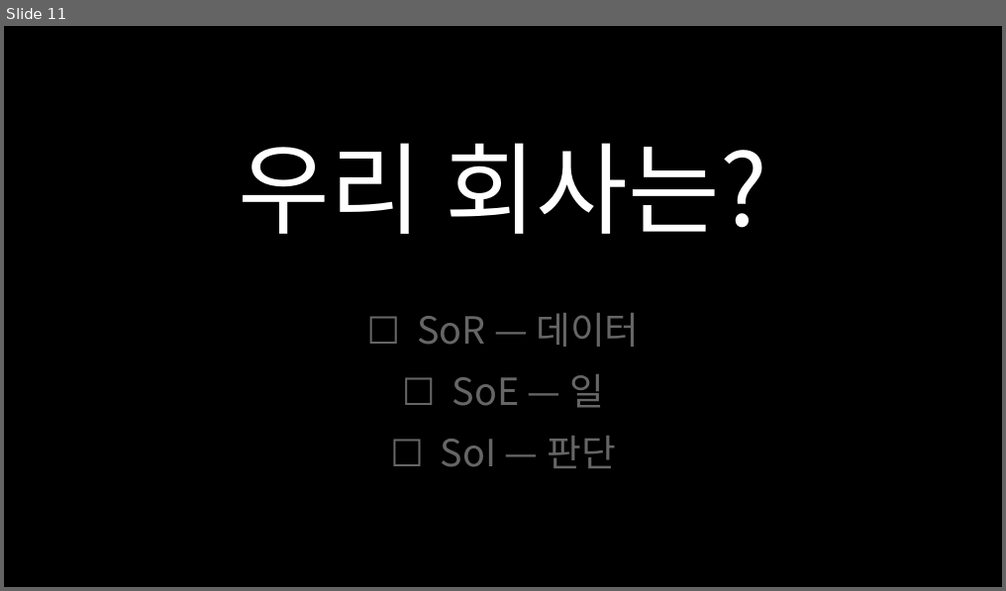
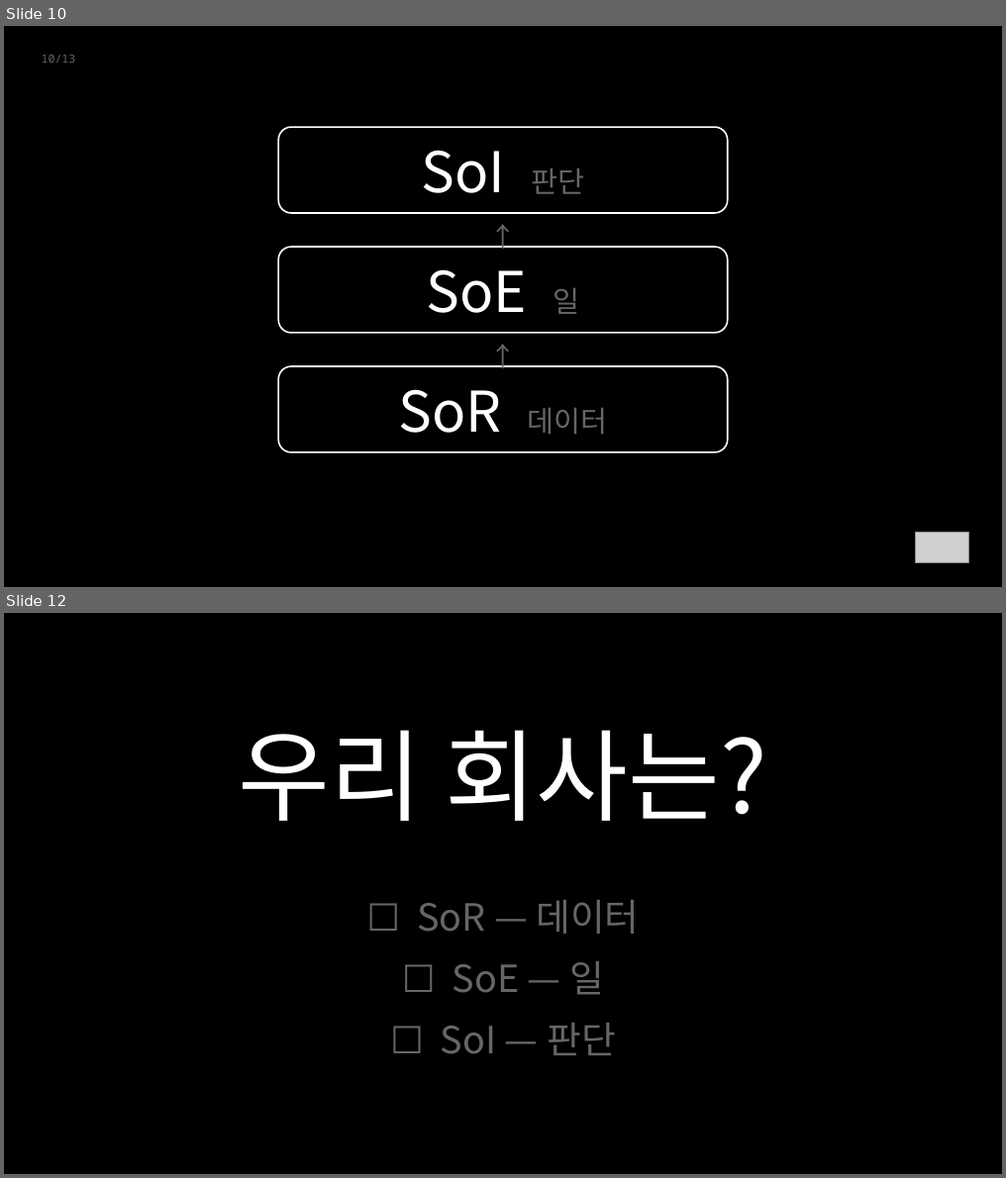
Before and after one commit to ssodcompany/edu-agent, a slide deck: lectures/03_sor_framework/BNI_SoR_v10.pptx. Shown one above the other, each under a label of ours: slide 11 before the commit, slides 10 and 12 after it; the slides between them are not shown. The pictures are 1006x591 and 1006x1178 pixels, drawn with LibreOffice and Linux fonts; fonts in the diff are those of the drawing; grey boxes stand for pictures. Boxes give left, top, right and bottom in pixels: in the first picture for what was removed or moved away, otherwise in the second. Text is boxed around its words. In the diff, an @@ line names an element or a change of style, - is before the commit and + after.

```diff
--- a/lectures/03_sor_framework/BNI_SoR_v10.pptx
+++ b/lectures/03_sor_framework/BNI_SoR_v10.pptx
@@ slide 10 added at box(4, 26, 1002, 587), background #FFFFFF @@
@@ rectangle added at box(4, 26, 1002, 587), fill #000000 @@
@@ text added at box(42, 55, 76, 63), 11 pt, text #666666 @@
+10/13
@@ rounded rectangle added at box(279, 127, 728, 213), outline #FFFFFF 1.5 pt, 54 pt, text #FFFFFF @@
+SoI 판단
@@ text added at box(279, 217, 728, 243), 26 pt, text #666666 @@
+↑
@@ rounded rectangle added at box(279, 247, 728, 333), outline #FFFFFF 1.5 pt, 54 pt, text #FFFFFF @@
+SoE 일
@@ text added at box(279, 337, 728, 363), 26 pt, text #666666 @@
+↑
@@ rounded rectangle added at box(279, 367, 728, 453), outline #FFFFFF 1.5 pt, 54 pt, text #FFFFFF @@
+SoR 데이터
@@ picture added at box(916, 532, 969, 564) @@
@@ what was slide 11 is now slide 12 @@
```
Also in this commit, not shown: 9 slides changed, 1 other file.
